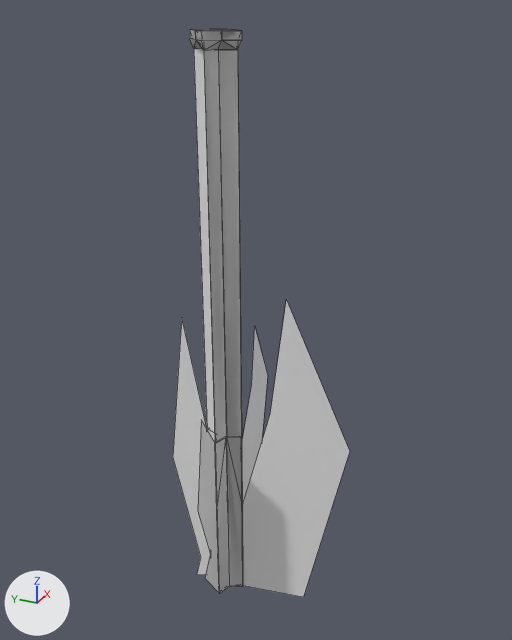
Renders of the Blender file Project_HoneyMoon_A.blenddesign1.blend from each side of a commit.
Both versions are drawn from a camera (50 mm lens) standing at (-24.6, -12.7, 27.3) and looking at (1.4, -1.0, 14.3). The lights are fixed; the arrows at lower left show +X, +Y and +Z. The picture after the commit comes second. Mesh edges are drawn as thin lines.

In view in the first picture: 'Stem'.
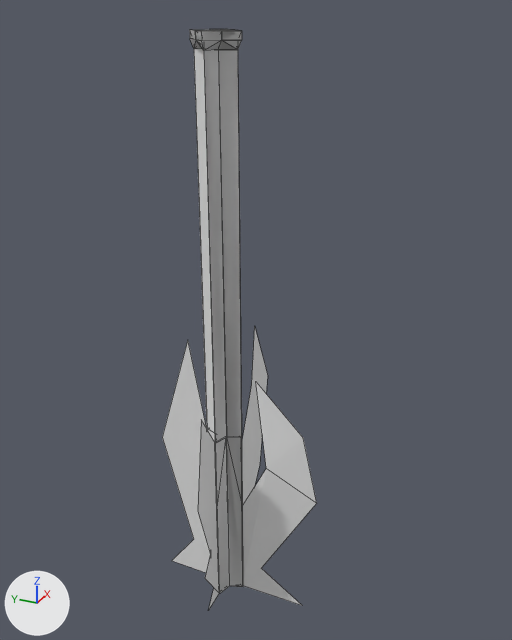
Commit message: updated the leaves

Pixel boxes [x1, y1, x2, y2] of what changed, in the pictures (512 x 640 px):
'Stem', reshaped (12% narrower)
    before: [173, 29, 350, 597]
    after: [162, 29, 317, 609]
part 1 of me_cube, reshaped
    before: [173, 300, 350, 597]
    after: [162, 341, 317, 609]

What the commit changed:
me_cube is used by ob_stem; location (0.0, 0.0, 24.41); rotation (0.0, 0.0, -0.786), in degrees (0, 0, -45); scale (0.634, 0.634, 1.4).
Verts and faces of me_cube; kept vertices keep their numbers, new ones are numbered from 208.
Before the commit, vertices of me_cube: 69 (-1.0, -1.1, -17.4) at pixel (219, 593), 101 (1.0, 0.9, -17.4), 168 (-2.2, 2.2, -7.1), 169 (-3.1, 3.2, -12.6) at pixel (172, 457), 170 (-1.7, 1.7, -16.7) at pixel (200, 557).
Before the commit, vertices of me_cube: 171 (-2.0, 2.0, -17.6) at pixel (196, 574), 197 (1.0, -0.9, -13.8) at pixel (242, 506), 201 (2.6, -2.5, -9.9) at pixel (270, 414), 202 (3.3, -3.3, -5.9) at pixel (286, 299), 203 (6.7, -6.6, -10.5) at pixel (349, 451).
Before the commit, vertices of me_cube: 204 (4.6, -4.6, -17.0) at pixel (303, 597), 205 (1.0, -0.9, -17.4) at pixel (242, 585).
me_cube had 208 vertices, 300 faces, 9 loose edges and spanned x -3.3..6.7, y -6.6..5.5, z -17.6..1.2.
me_cube now has 214 vertices, 303 faces, 9 loose edges and spans x -3.8..5.6, y -5.1..5.5, z -17.4..1.2.
Part 1, on me_cube:
Vertices deleted: 201, 202, 203 (with the faces that use them).
Vertex 168 moves to (-1.9, 1.9, -7.9), pixel (187, 339).
Vertex 169 moves to (-3.8, 3.8, -11.8), pixel (162, 437).
Vertex 170 moves to (-2.1, 2.1, -16.0), pixel (193, 539).
Vertex 171 moves to (-3.7, 3.7, -17.4), pixel (171, 560).
Vertex 204 moves to (4.6, -4.6, -17.4), pixel (302, 605).
New vertex 208 is at (2.2, -2.7, -11.8), pixel (266, 468).
New vertex 209 is at (5.2, -5.1, -12.8), pixel (316, 503).
New vertex 210 is at (2.1, -2.1, -16.3), pixel (261, 568).
New vertex 211 is at (1.8, -1.7, -8.8), pixel (255, 381).
New vertex 212 is at (4.3, -4.3, -10.4), pixel (303, 438).
New vertex 213 is at (-2.3, -2.4, -17.4), pixel (208, 610).
New vertex 214 is at (-1.7, -1.7, -16.7), pixel (213, 587).
New vertex 215 is at (2.6, 2.5, -17.4).
New vertex 216 is at (1.6, 1.6, -16.8).
New faces: (197, 205, 204, 210, 209, 208), (208, 209, 212, 211), (69, 213, 214), (101, 215, 216).
